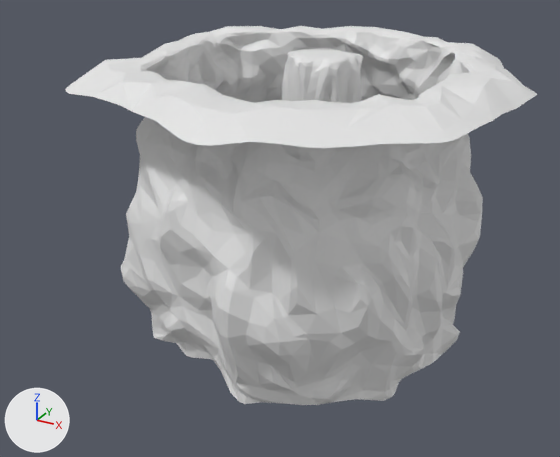
Renders of the Blender file Assets/Models/Caves/level2.blend from each side of a commit.
Both versions are drawn from a camera (50 mm lens) standing at (34.7, -72.4, 15.5) and looking at (-2.4, -5.0, -18.2). Every picture has the same lights, and +X, +Y and +Z are marked at lower left.

Names of what the first picture shows: 'Pedestal', 'PitSurrounds'.
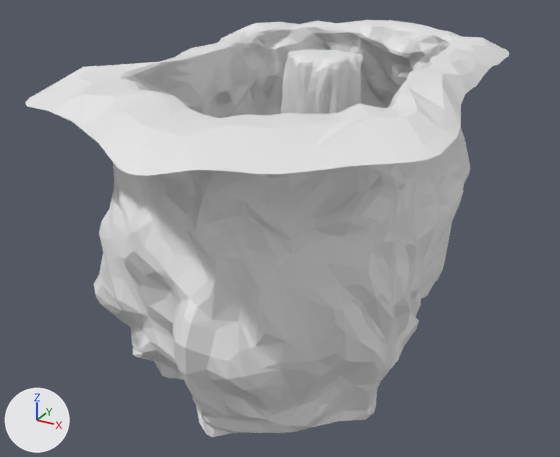
Commit message: New Level 1

What differs and where, as boxes (x1, y1, x2, y2) in the pictures (560 x 457 px):
'PitSurrounds', reshaped (10% taller)
    before: (65, 26, 537, 405)
    after: (25, 20, 509, 437)

What the commit changed:
me_circle_002 is used by ob_pitsurrounds; location (0.0, 0.0, 0.0).
me_circle_002 had 2236 vertices, 4305 faces and spanned x -22.5..21.5, y -26.5..22.3, z -30.2..0.1.
me_circle_002 now has 2236 vertices, 4305 faces and spans x -19.7..19.2, y -34.1..29.4, z -30.2..0.1.
me_circle_002 part 1: 2236 of 2236 vertices moved; they spanned x -22.5..21.5, y -26.5..22.3, z -30.2..0.1 and now span x -19.7..19.2, y -34.1..29.4, z -30.2..0.1; mean shift (0.0, 0.0, 0.0); largest move (2.1, -26.5, -2.0) -> (2.1, -34.1, -2.0).
